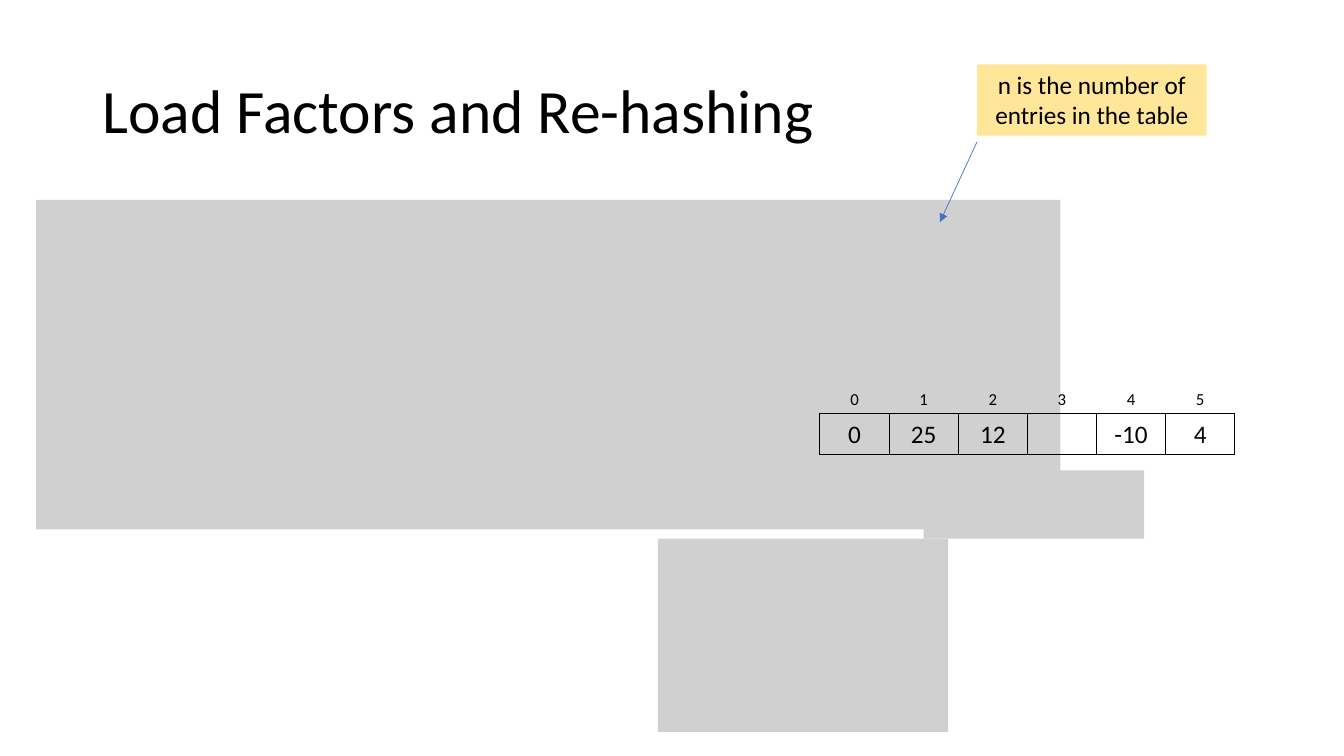
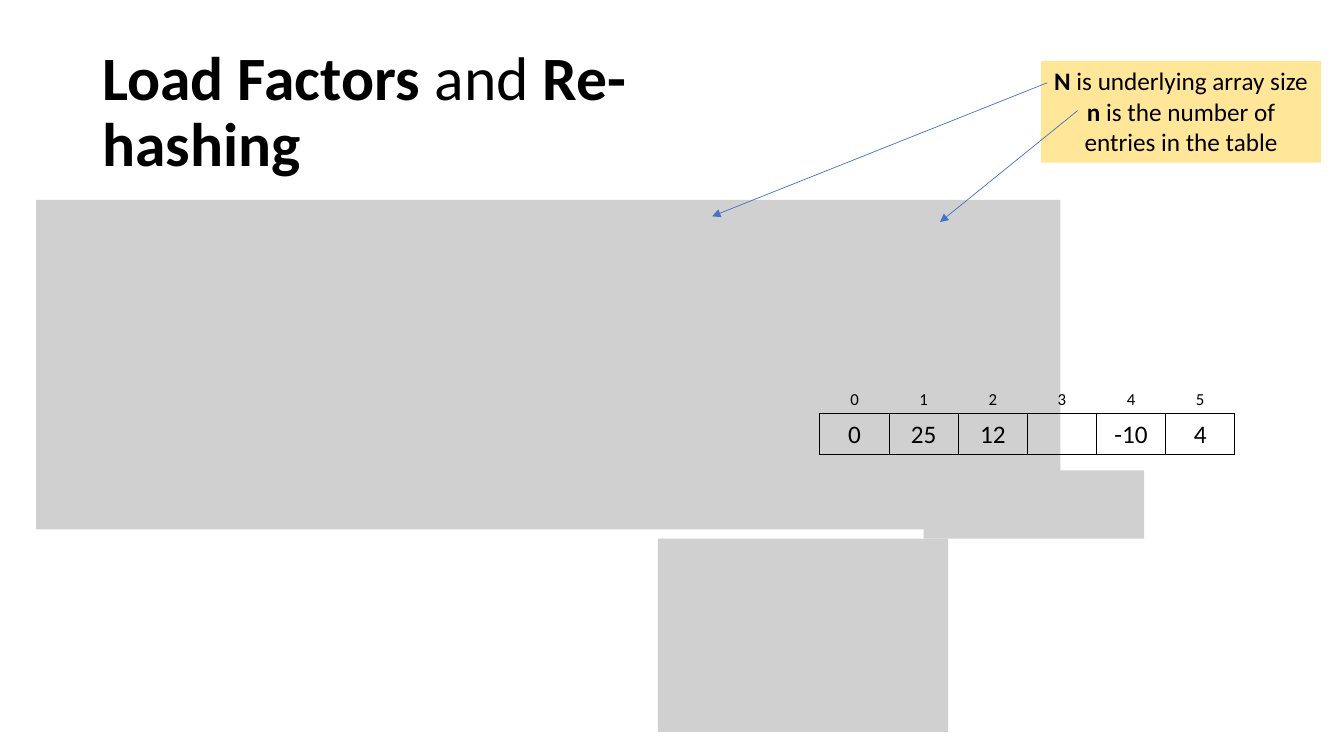
Before and after one commit to tjd1234/cmpt225summer2023, a slide deck: slide 43 of lecture_notes/week8/week8_maps_and_hashing.pptx (slide 42 before the commit). Drawn at 1344x756 pixels with LibreOffice and Linux fonts; fonts in the diff are those of the drawing; grey boxes stand for pictures. Boxes give left, top, right and bottom in pixels: in the first picture for what was removed or moved away, otherwise in the second. Text is boxed around its words. In the diff, an @@ line names an element or a change of style, - is before the commit and + after.

```diff
--- a/lecture_notes/week8/week8_maps_and_hashing.pptx
+++ b/lecture_notes/week8/week8_maps_and_hashing.pptx
@@ title "Load Factors and Re-hashing" at box(102, 56, 627, 177): bold on in "Load Factors Re-hashing" @@
@@ arrow added from (1048, 83) to (713, 217), #4472C4 0.5 pt @@
@@ rectangle "N is underlying array size ...": place and size @@
-rectangle "N is underlying array size ..." at box(977, 65, 1207, 136)
+rectangle "N is underlying array size ..." at box(1042, 60, 1322, 162)
@@ text in rectangle at box(1054, 72, 1308, 152): text changed @@
-n is the number of entries in the table
+N is underlying array size
+n is the number of entries in the table
@@ arrow moved from (977, 142) - (941, 222) to (1078, 111) - (941, 222) @@
```
Also in this commit, not shown: 34 other slides changed, 1 slide added, 1 other file.
